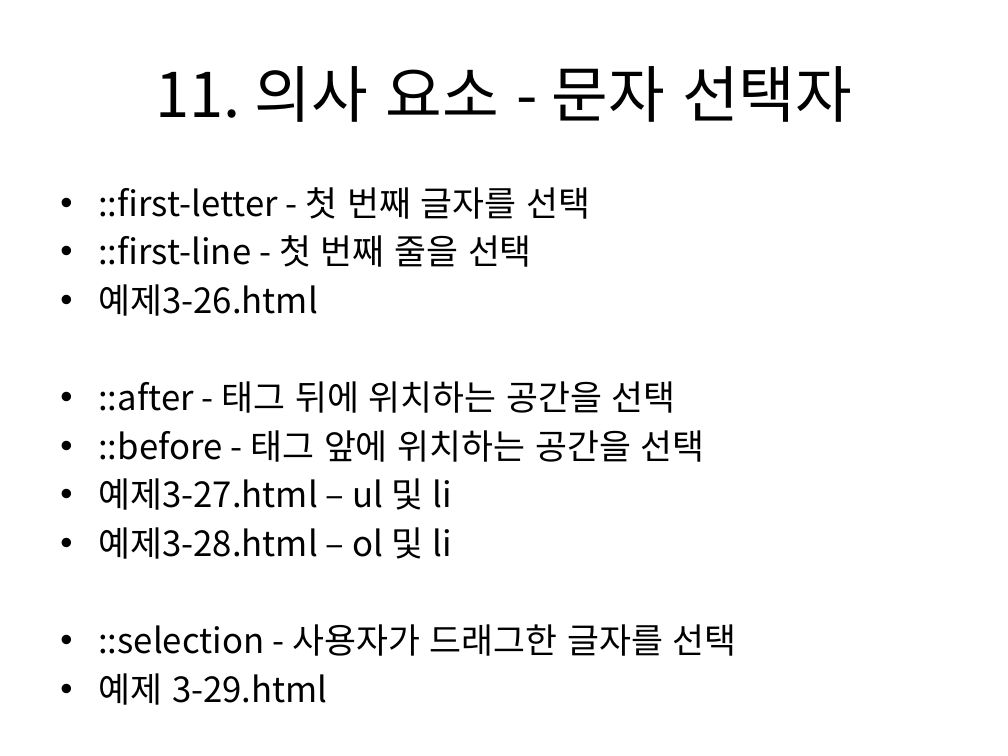
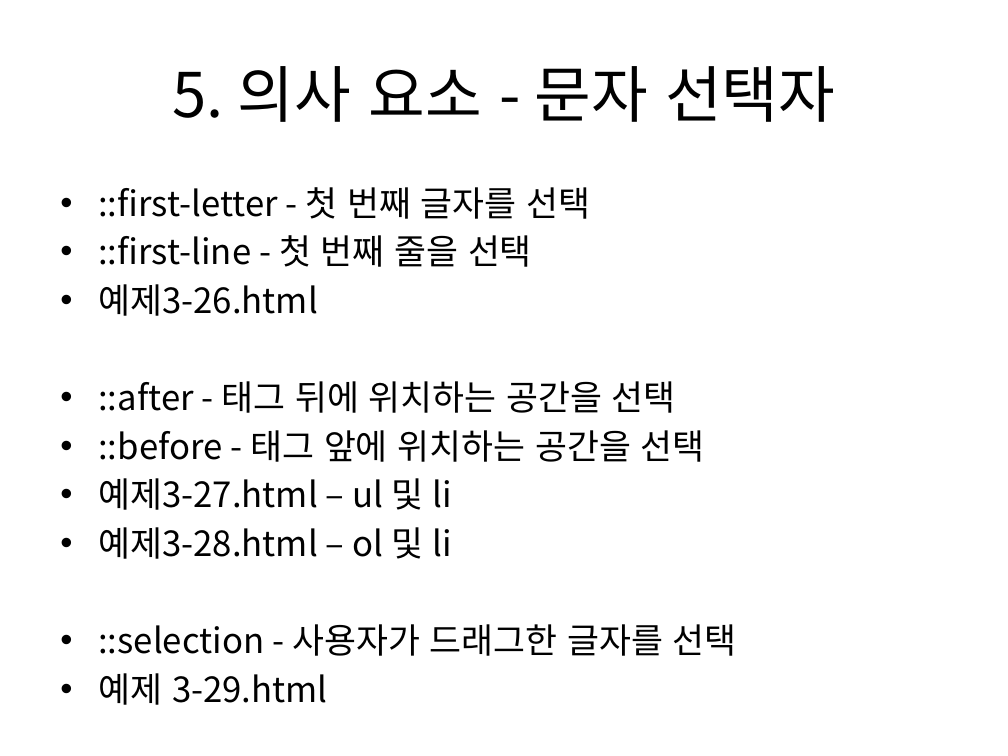
Before and after one commit to kdkcom1234/git2021, a slide deck: slide 24 of 1-html-css/03. CSS3 선택자 및 스타일 속성(1).pptx. Drawn at 1008x756 pixels with LibreOffice and Linux fonts; fonts in the diff are those of the drawing. Boxes give left, top, right and bottom in pixels: in the first picture for what was removed or moved away, otherwise in the second. Text is boxed around its words. In the diff, an @@ line names an element or a change of style, - is before the commit and + after.

```diff
--- a/1-html-css/03. CSS3 선택자 및 스타일 속성(1).pptx
+++ b/1-html-css/03. CSS3 선택자 및 스타일 속성(1).pptx
@@ title at (173,66,835,122): text changed @@
-11. 의사 요소 - 문자 선택자
+5. 의사 요소 - 문자 선택자
```
Also in this commit, not shown: 12 other slides changed.
